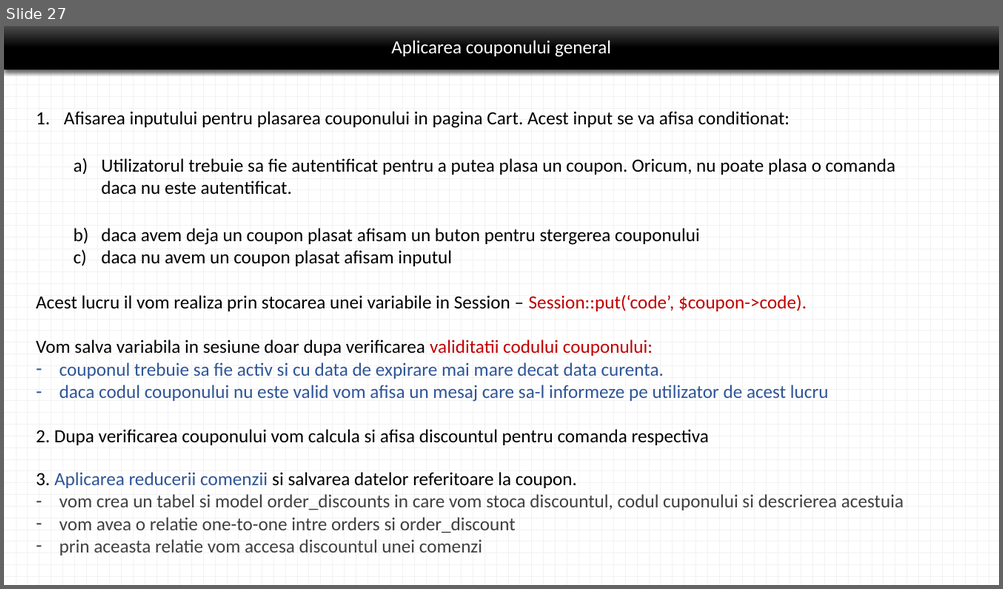
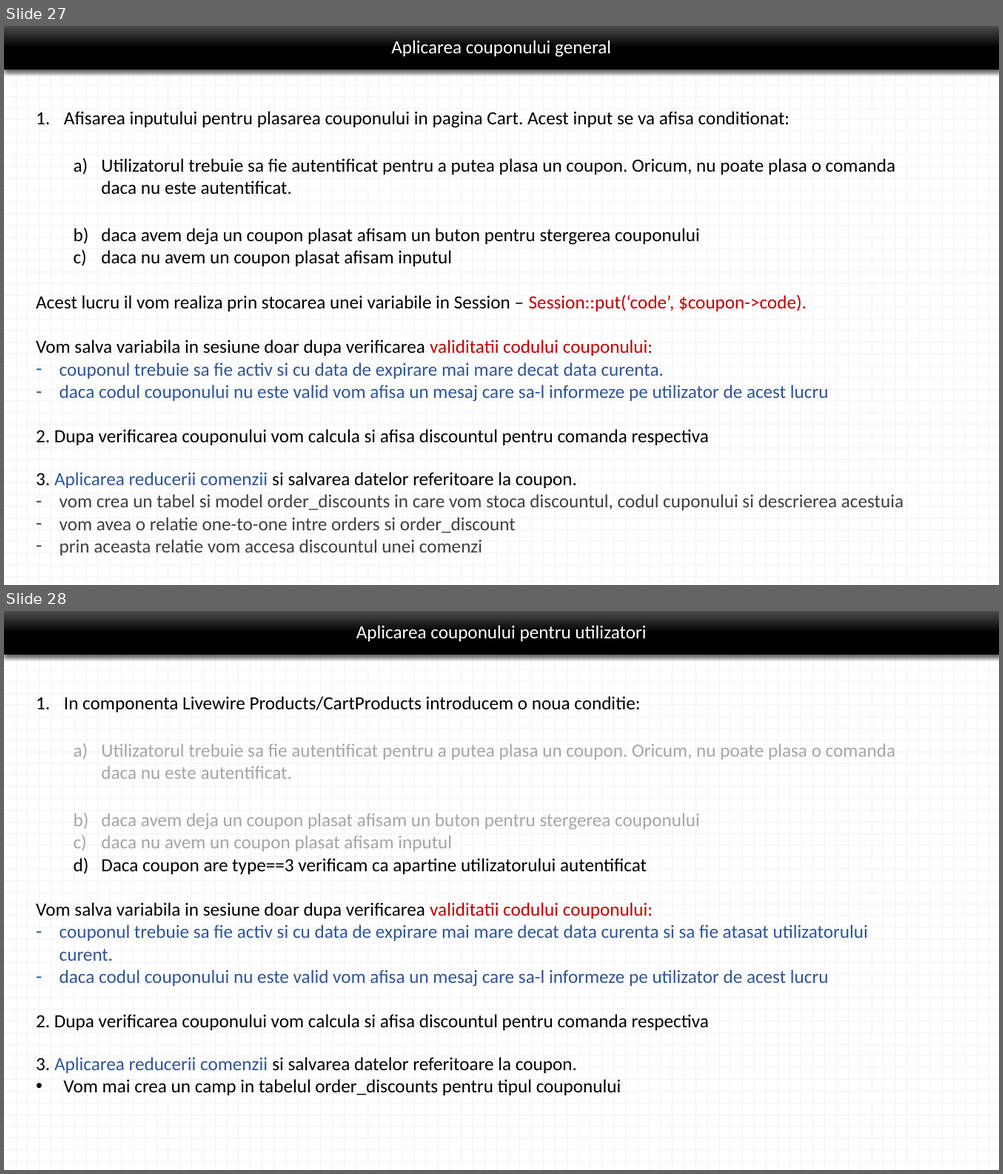
Before and after one commit to laravelRo/lrv8_emag_yt_tutorial, a slide deck: _presentation/prezentare_aplicatie.pptx. Shown one above the other, each under a label of ours: slide 27 before the commit, slides 27 and 28 after it. The pictures are 1003x589 and 1003x1174 pixels, drawn with LibreOffice and Linux fonts; fonts in the diff are those of the drawing. Boxes give left, top, right and bottom in pixels: in the first picture for what was removed or moved away, otherwise in the second. Text is boxed around its words. In the diff, an @@ line names an element or a change of style, - is before the commit and + after.

Commit message:
coupoane utilizatori
Crearea si aplicarea coupoanelor pentru utilizatori

```diff
--- a/_presentation/prezentare_aplicatie.pptx
+++ b/_presentation/prezentare_aplicatie.pptx
@@ slide 28 added at box(4, 611, 999, 1170), background pattern #F2F2F2 on #FFFFFF @@
@@ title added at box(4, 611, 999, 655), fill gradient #4B4B4B to #000000, 18 pt, text #FFFFFF @@
+Aplicarea couponului pentru utilizatori
@@ text added at box(36, 696, 895, 1031), 18 pt, text #000000 @@
+1. In componenta Livewire Products/CartProducts introducem o noua conditie:
+  a) Utilizatorul trebuie sa fie autentificat pentru a putea plasa un coupon. Oricum, nu poate plasa o comanda daca nu este autentificat.
+  b) daca avem deja un coupon plasat afisam un buton pentru stergerea couponului
+  c) daca nu avem un coupon plasat afisam inputul
+  d) Daca coupon are type==3 verificam ca apartine utilizatorului autentificat
+Vom salva variabila in sesiune doar dupa verificarea validitatii codului couponului:
+– couponul trebuie sa fie activ si cu data de expirare mai mare decat data curenta si sa fie atasat utilizatorului curent.
+– daca codul couponului nu este valid vom afisa un mesaj care sa-l informeze pe utilizator de acest lucru
+2. Dupa verificarea couponului vom calcula si afisa discountul pentru comanda respectiva
@@ text added at box(36, 1057, 621, 1096), 18 pt, text #000000 @@
+3. Aplicarea reducerii comenzii si salvarea datelor referitoare la coupon.
+• Vom mai crea un camp in tabelul order_discounts pentru tipul couponului
```
Also in this commit, not shown: 16 other files.
